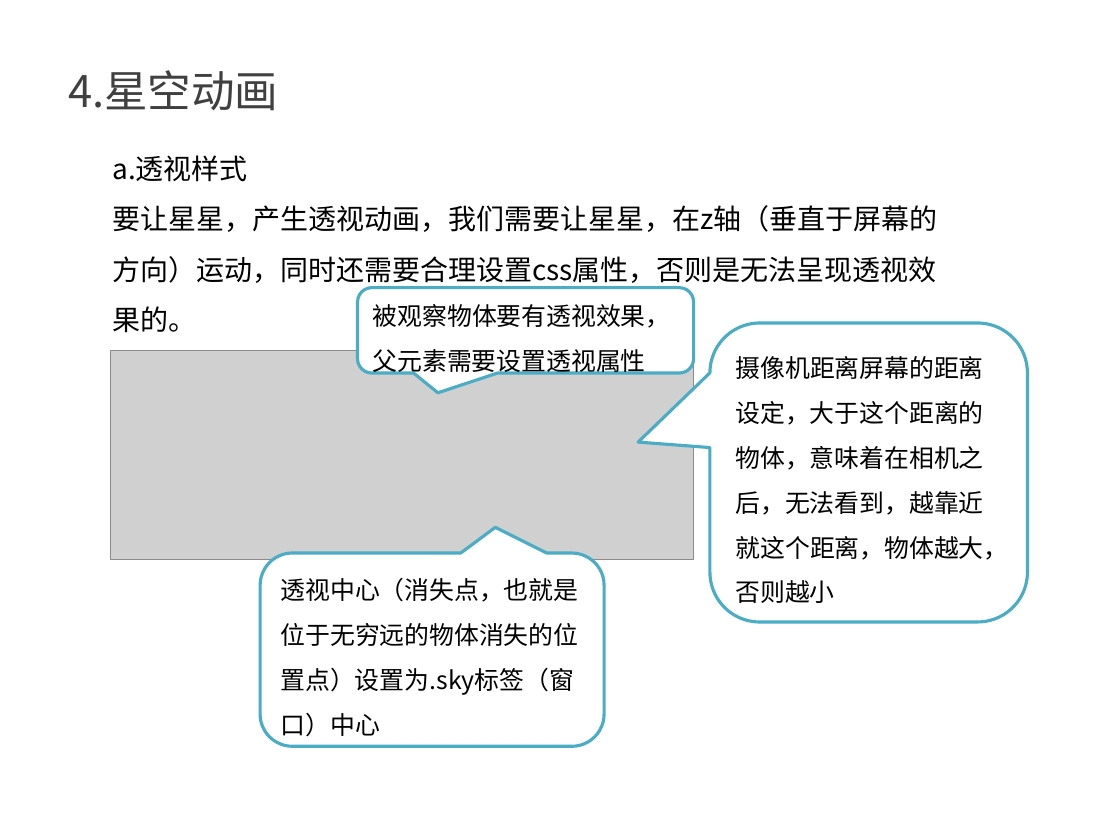
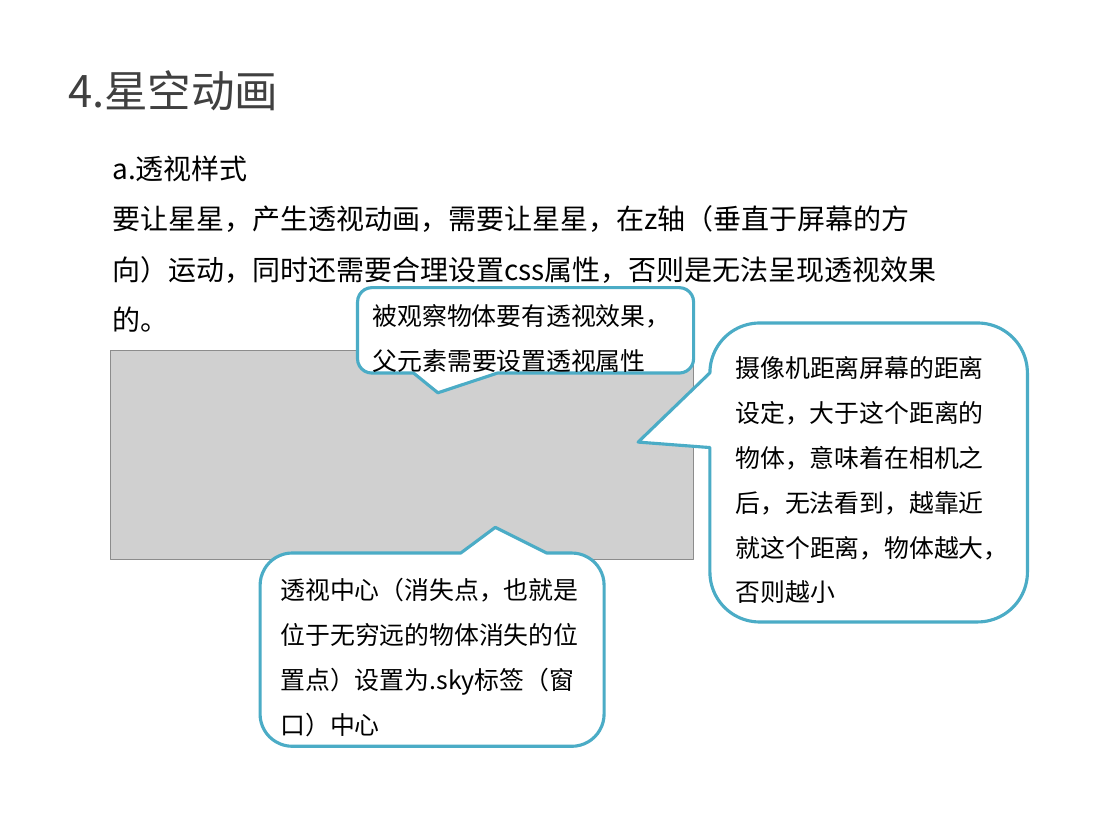
Before and after one commit to kong66/webAni, a slide deck: slide 13 of 4-stars/stars.pptx (slide 11 before the commit). Drawn at 1120x840 pixels with LibreOffice and Linux fonts; fonts in the diff are those of the drawing; grey boxes stand for pictures. Boxes give left, top, right and bottom in pixels: in the first picture for what was removed or moved away, otherwise in the second. Text is boxed around its words. In the diff, an @@ line names an element or a change of style, - is before the commit and + after.

```diff
--- a/4-stars/stars.pptx
+++ b/4-stars/stars.pptx
@@ text at box(112, 205, 936, 288): text changed @@
-要让星星，产生透视动画，我们需要让星星，在z轴（垂直于屏幕的方向）运动，同时还需要合理设置css属性，否则是无法呈现透视效果的。
+要让星星，产生透视动画，需要让星星，在z轴（垂直于屏幕的方向）运动，同时还需要合理设置css属性，否则是无法呈现透视效果的。
```
Also in this commit, not shown: 8 other slides changed, 2 slides added, 5 other files.
